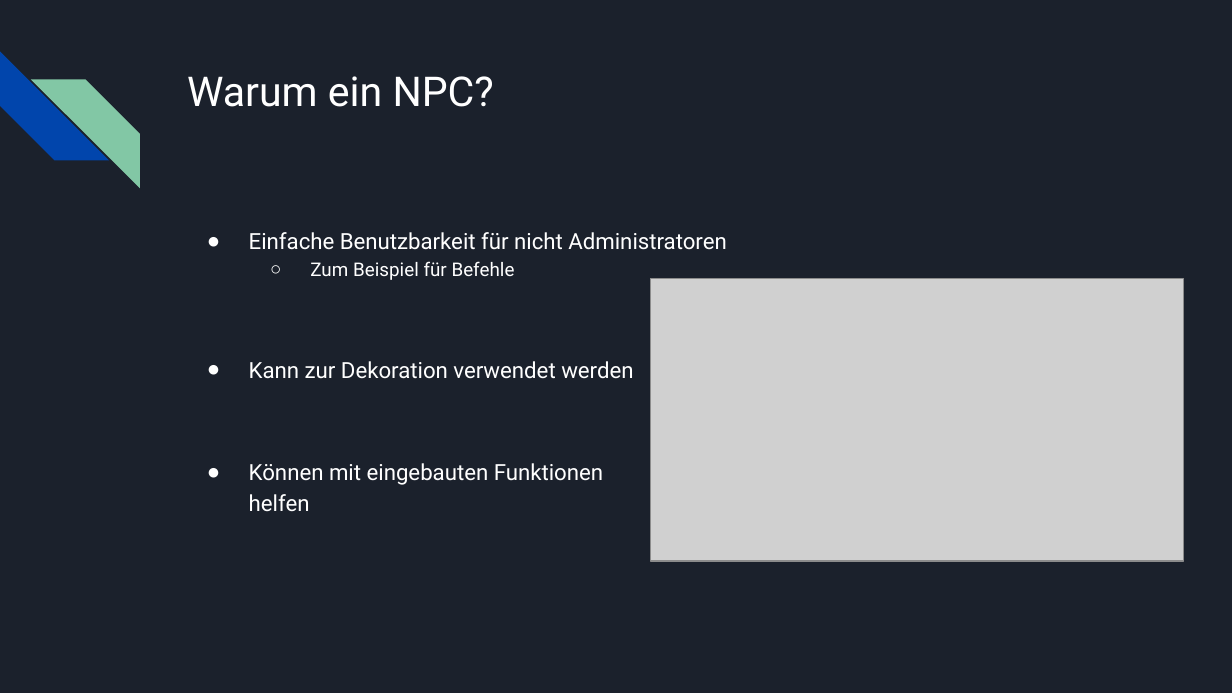
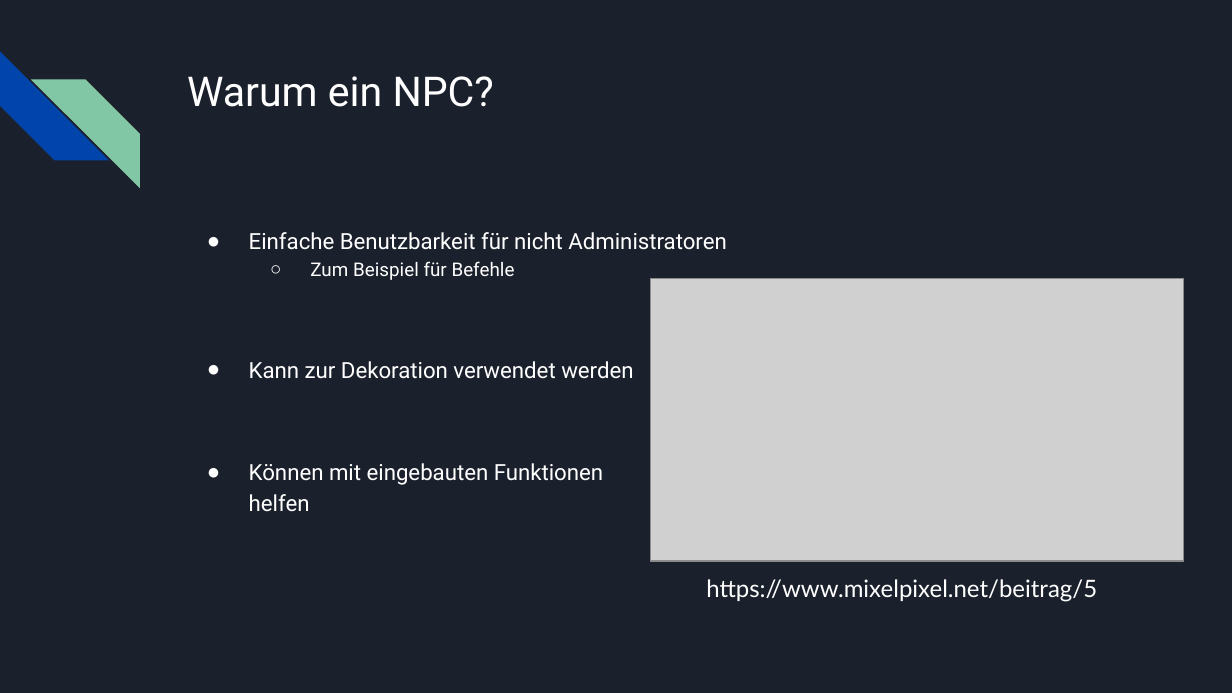
Before and after one commit to Andreas-FHE/NPCPlugin, a slide deck: slide 3 of documentation/AI4Kids_presentation1_NPC.pptx. Drawn at 1232x693 pixels with LibreOffice and Linux fonts; fonts in the diff are those of the drawing; grey boxes stand for pictures. Boxes give left, top, right and bottom in pixels: in the first picture for what was removed or moved away, otherwise in the second. Text is boxed around its words. In the diff, an @@ line names an element or a change of style, - is before the commit and + after.

```diff
--- a/documentation/AI4Kids_presentation1_NPC.pptx
+++ b/documentation/AI4Kids_presentation1_NPC.pptx
@@ text added at (706, 579, 1097, 602), 14 pt, text #FFFFFF @@
+https://www.mixelpixel.net/beitrag/5
```
Also in this commit, not shown: 4 other slides changed, 3 slides added, 1 slide removed, 4 other files.
